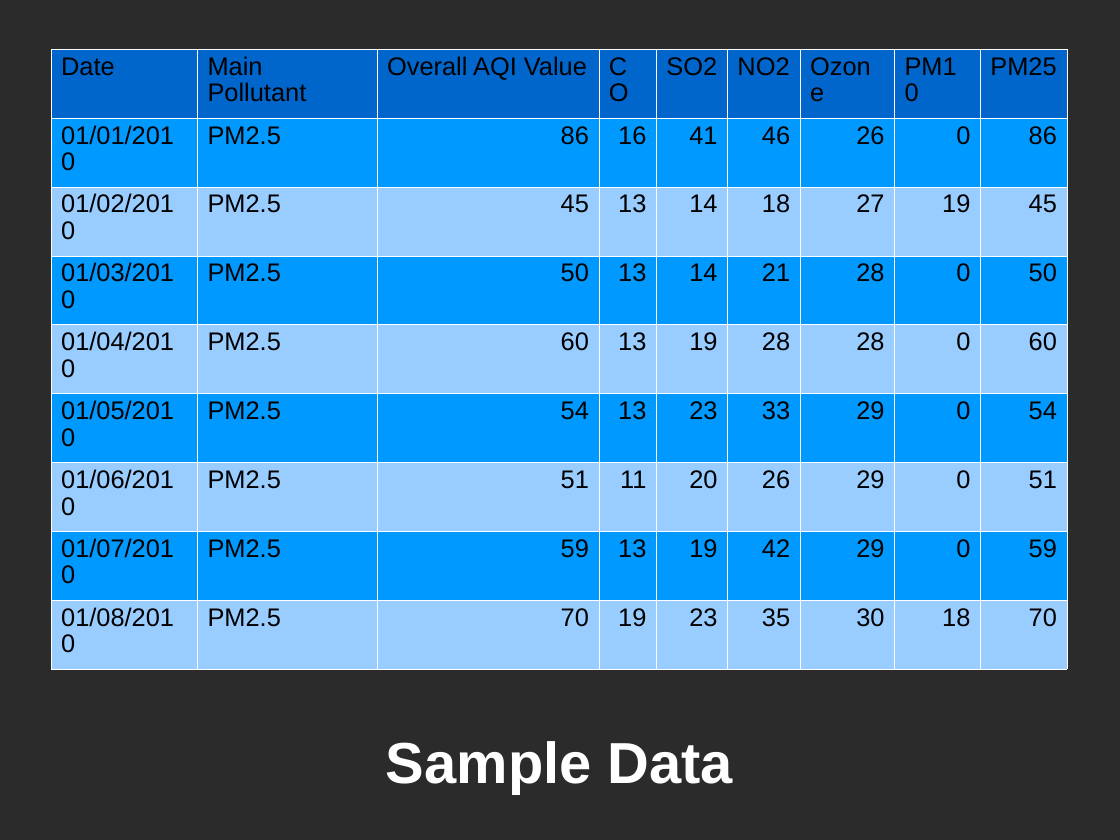
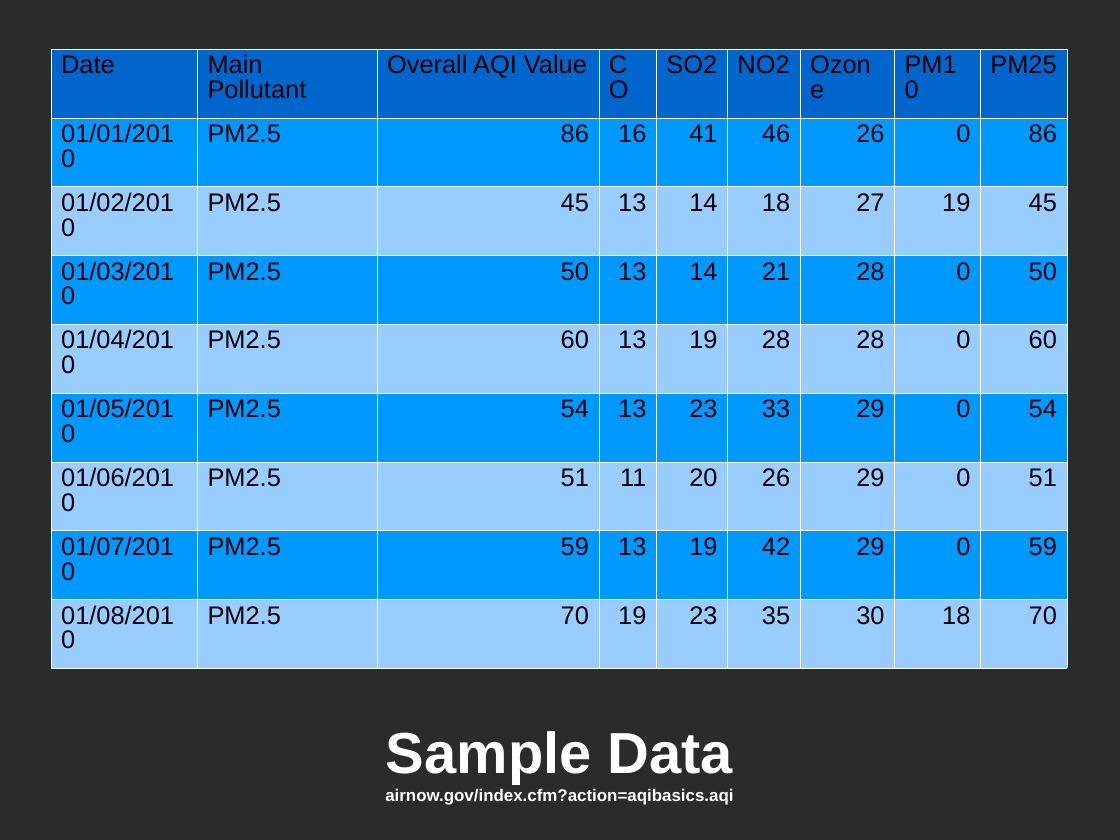
Before and after one commit to nycdatasci/bootcamp004_project, a slide deck: slide 7 of Project1-ExploreVis/Vis_Project_Bin_Lin/Visualization_Project.ppt. Drawn at 1120x840 pixels with LibreOffice and Linux fonts; fonts in the diff are those of the drawing; background and template pictures are left out; a plain dark background stands for a picture behind light text. Boxes give left, top, right and bottom in pixels: in the first picture for what was removed or moved away, otherwise in the second. Text is boxed around its words. In the diff, an @@ line names an element or a change of style, - is before the commit and + after.

```diff
--- a/Project1-ExploreVis/Vis_Project_Bin_Lin/Visualization_Project.ppt
+++ b/Project1-ExploreVis/Vis_Project_Bin_Lin/Visualization_Project.ppt
@@ table at (51, 49, 1068, 669) @@
@@ line spacing 0.93 to 0.87 @@
@@ title at (385, 731, 733, 805): text changed; size 41 to 12 pt @@
-Sample Data
+Sample Data
+airnow.gov/index.cfm?action=aqibasics.aqi
```
Also in this commit, not shown: 3 other slides changed.
